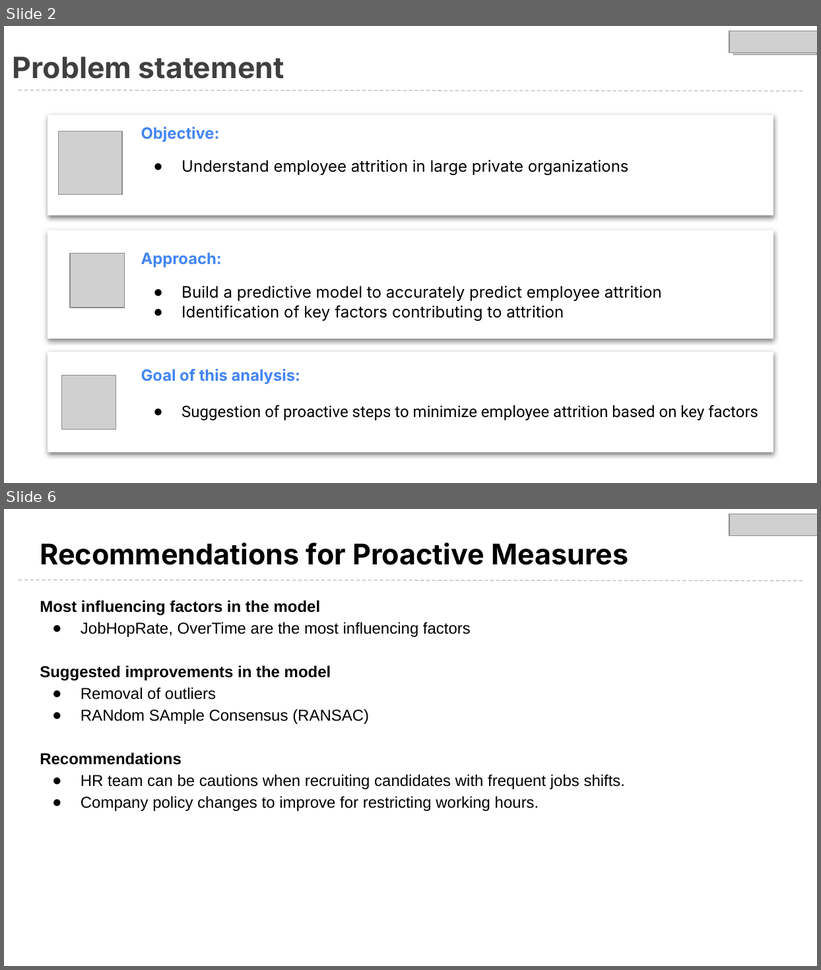
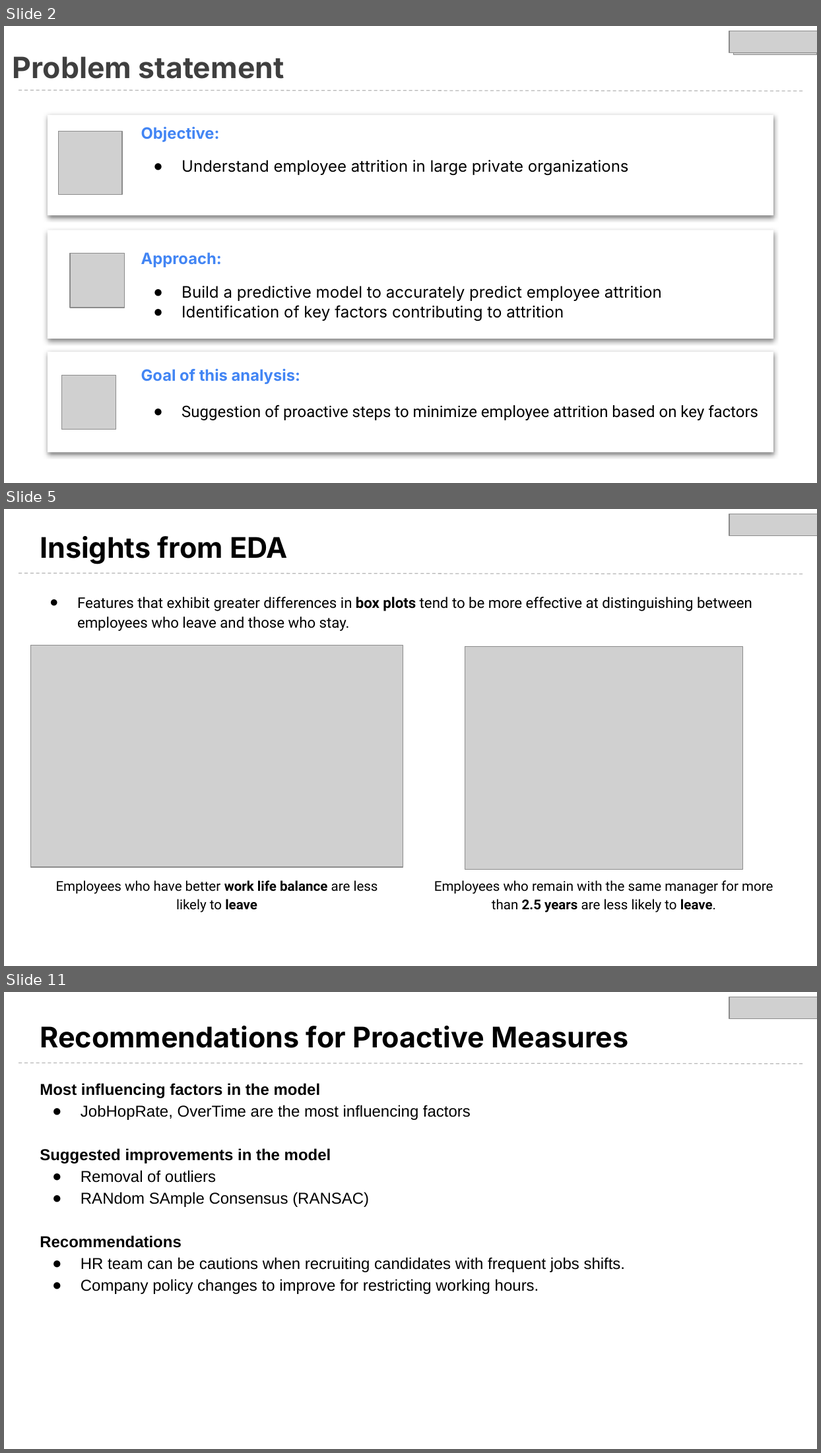
Before and after one commit to ShivamJDS/attrition-predictor, a slide deck: taoiq.pptx. Shown one above the other, each under a label of ours: slides 2 and 6 before the commit, slides 2, 5 and 11 after it; the slides between them are not shown. The pictures are 821x970 and 821x1453 pixels, drawn with LibreOffice and Linux fonts; fonts in the diff are those of the drawing; grey boxes stand for pictures; background and template pictures are left out. Boxes give left, top, right and bottom in pixels: in the first picture for what was removed or moved away, otherwise in the second. Text is boxed around its words. In the diff, an @@ line names an element or a change of style, - is before the commit and + after.

```diff
--- a/taoiq.pptx
+++ b/taoiq.pptx
@@ slide 5 added at [4,509,817,966], background picture (left out) @@
@@ picture added at [729,514,817,536] @@
@@ title added at [40,536,288,564], 25.2 pt, text #000000, bold @@
+Insights from EDA
@@ line added from (19, 573) to (805, 574), #B7B7B7 0.75 pt dashed @@
@@ text added at [77,597,752,631], 13 pt, text #000000 @@
+● Features that exhibit greater differences in box plots tend to be more effective at distinguishing between employees who leave and those who stay.
@@ picture added at [31,646,403,867] @@
@@ picture added at [465,646,743,869] @@
@@ text added at [56,881,378,913], 12 pt, text #000000 @@
+Employees who have better work life balance are less likely to leave
@@ text added at [434,881,773,913], 12 pt, text #000000 @@
+Employees who remain with the same manager for more than 2.5 years are less likely to leave.
@@ what was slide 6 is now slide 11 @@
```
Also in this commit, not shown: 3 slides changed, 7 other slides added, 5 slides removed, 2 other files.
